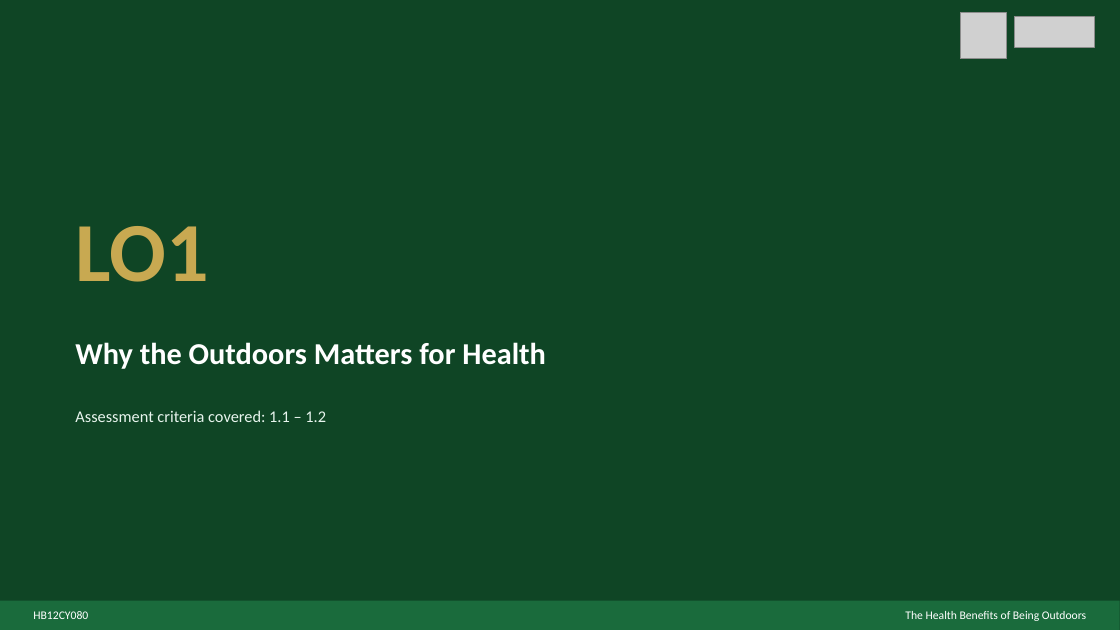
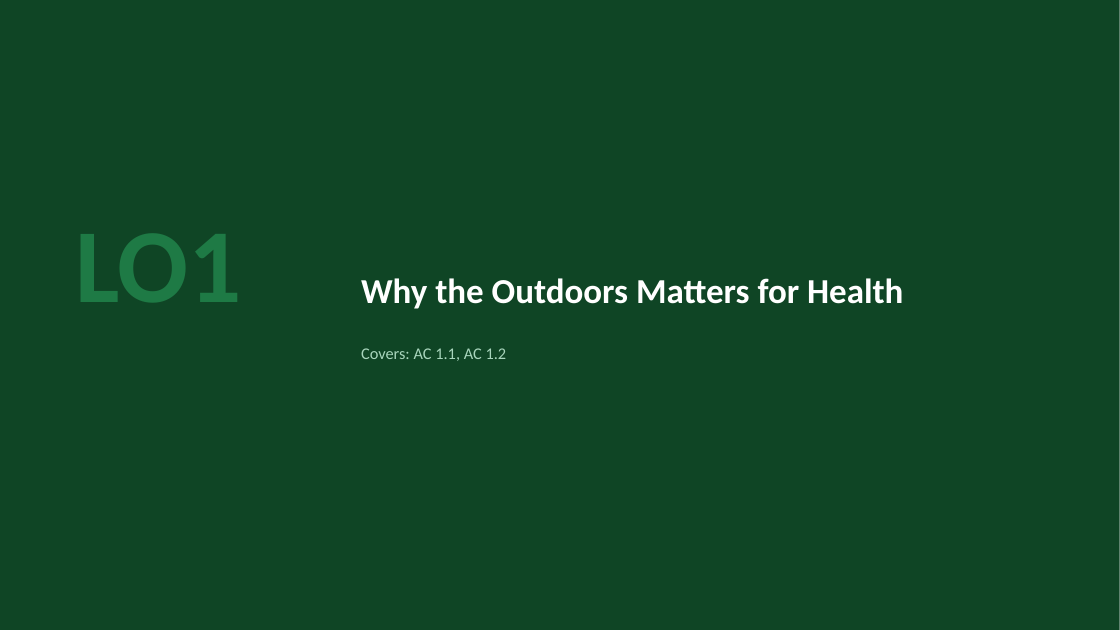
Before and after one commit to JJ2026Outdoor/ACOutdoorEd, a slide deck: slide 3 of HB12CY080HealthBenefitsSlides.pptx. Drawn at 1120x630 pixels with LibreOffice and Linux fonts; fonts in the diff are those of the drawing; grey boxes stand for pictures. Boxes give left, top, right and bottom in pixels: in the first picture for what was removed or moved away, otherwise in the second. Text is boxed around its words. In the diff, an @@ line names an element or a change of style, - is before the commit and + after.

```diff
--- a/HB12CY080HealthBenefitsSlides.pptx
+++ b/HB12CY080HealthBenefitsSlides.pptx
@@ background #0F4525 to #FFFFFF @@
@@ rectangle added at (0, 0, 1120, 630), fill #0F4525 @@
@@ picture removed at (960, 13, 1007, 59) @@
@@ picture removed at (1015, 17, 1095, 47) @@
@@ text "LO1": place and size @@
-text "LO1" at (75, 226, 208, 282)
+text "LO1" at (75, 233, 242, 302)
@@ text "LO1" at (75, 233, 242, 302): size 72 to 90 pt, text colour #C8A951 to #1E7A45 @@
@@ text "Why the Outdoors Matters for ...": place and size @@
-text "Why the Outdoors Matters for ..." at (75, 342, 546, 369)
+text "Why the Outdoors Matters for ..." at (361, 278, 903, 309)
@@ text "Why the Outdoors Matters for ..." at (361, 278, 903, 309): size 26 to 30 pt @@
@@ text added at (361, 348, 507, 361), 14 pt, text #A8D5BC @@
+Covers: AC 1.1, AC 1.2
@@ text removed at (75, 410, 326, 422) @@
-Assessment criteria covered: 1.1 – 1.2
@@ rectangle removed at (0, 601, 1120, 630) @@
@@ text removed at (33, 611, 88, 619) @@
-HB12CY080
@@ text removed at (905, 611, 1086, 621) @@
-The Health Benefits of Being Outdoors
```
Also in this commit, not shown: 11 other slides changed, 3 slides added, 3 slides removed, 2 other files.
